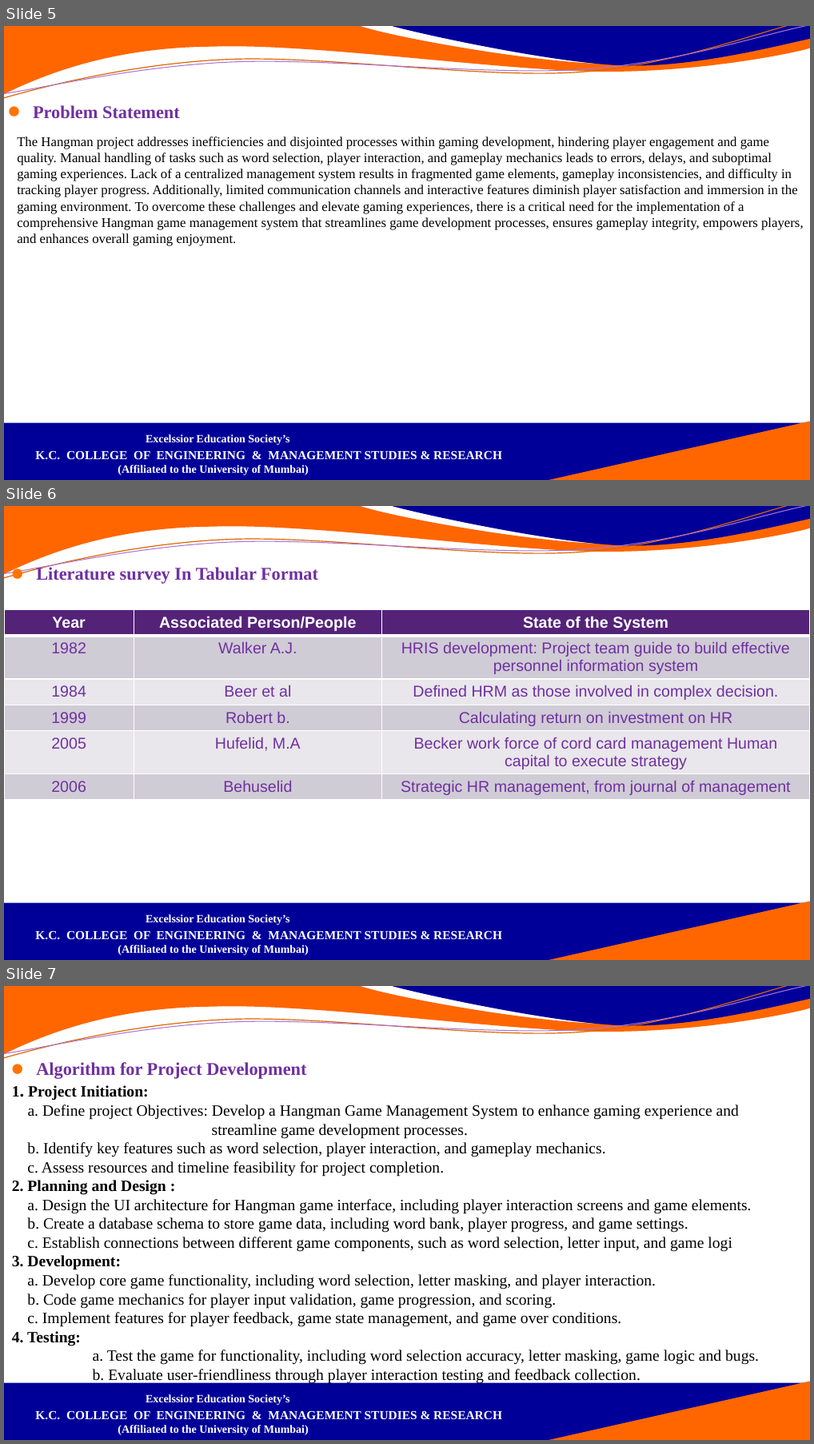
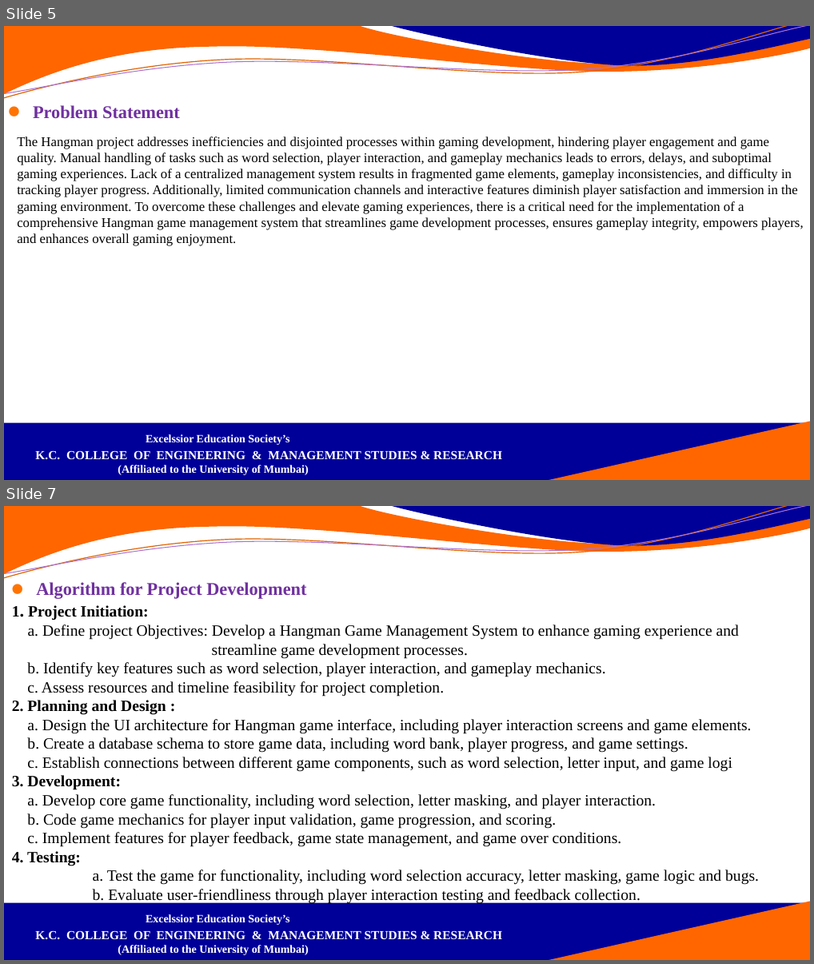
Before and after one commit to Armaan4477/Hangman, a slide deck: Documentation and ppt/PPT/Hangman_ppt.pptx. Shown one above the other, each under a label of ours: slides 5, 6 and 7 before the commit, slides 5 and 7 after it; the slides between them are not shown. The pictures are 814x1444 and 814x964 pixels, drawn with LibreOffice and Linux fonts; fonts in the diff are those of the drawing; background and template pictures are left out. Boxes give left, top, right and bottom in pixels: in the first picture for what was removed or moved away, otherwise in the second. Text is boxed around its words. In the diff, an @@ line names an element or a change of style, - is before the commit and + after.

```diff
--- a/Documentation and ppt/PPT/Hangman_ppt.pptx
+++ b/Documentation and ppt/PPT/Hangman_ppt.pptx
@@ slide 6 removed at box(4, 506, 810, 960), background #FFFFFF; not listed: 6 template elements that a slide beside it also shows @@
@@ text removed at box(36, 566, 318, 584) @@
-⚫ Literature survey In Tabular Format
@@ table removed at box(4, 610, 810, 809), 6 rows, 3 columns @@
-Year | Associated Person/People | State of the System
-1982 | Walker A.J. | HRIS development: Project team guide to build effective personnel information system
-1984 | Beer et al | Defined HRM as those involved in complex decision.
-1999 | Robert b. | Calculating return on investment on HR
-2005 | Hufelid, M.A | Becker work force of cord card management Human capital to execute strategy
-2006 | Behuselid | Strategic HR management, from journal of management
```
Also in this commit, not shown: 1 slide changed, 1 slide added.
